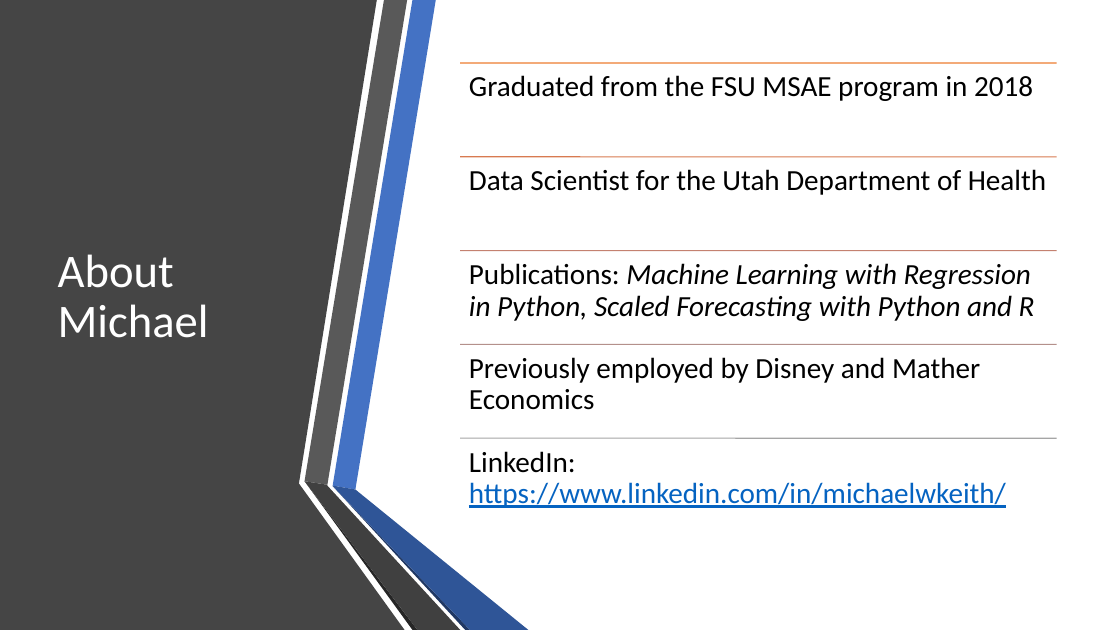
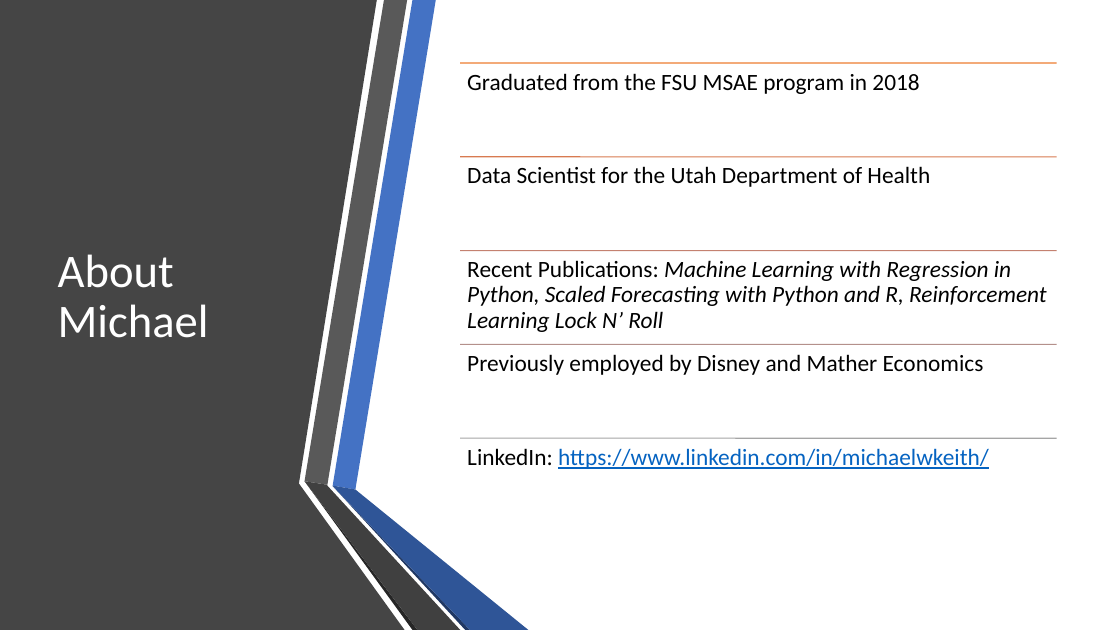
Before and after one commit to mikekeith52/FSU_SQL, a slide deck: slide 1 of SQL.pptx. Drawn at 1120x630 pixels with LibreOffice and Linux fonts; fonts in the diff are those of the drawing. Boxes give left, top, right and bottom in pixels: in the first picture for what was removed or moved away, otherwise in the second. Text is boxed around its words. In the diff, an @@ line names an element or a change of style, - is before the commit and + after.

```diff
--- a/SQL.pptx
+++ b/SQL.pptx
@@ text at <box>467,260,1047,332</box>: text changed; size 25 to 20 pt @@
-Publications: Machine Learning with Regression in Python, Scaled Forecasting with Python and R
+Recent Publications: Machine Learning with Regression in Python, Scaled Forecasting with Python and R, Reinforcement Learning Lock N’ Roll
@@ size 25 to 20 pt; less space between paragraphs in 4 elements at <box>467,73,919,94</box>, <box>467,166,930,187</box>, <box>467,354,984,375</box>, <box>467,448,989,469</box> @@
```
Also in this commit, not shown: 1 other file.
